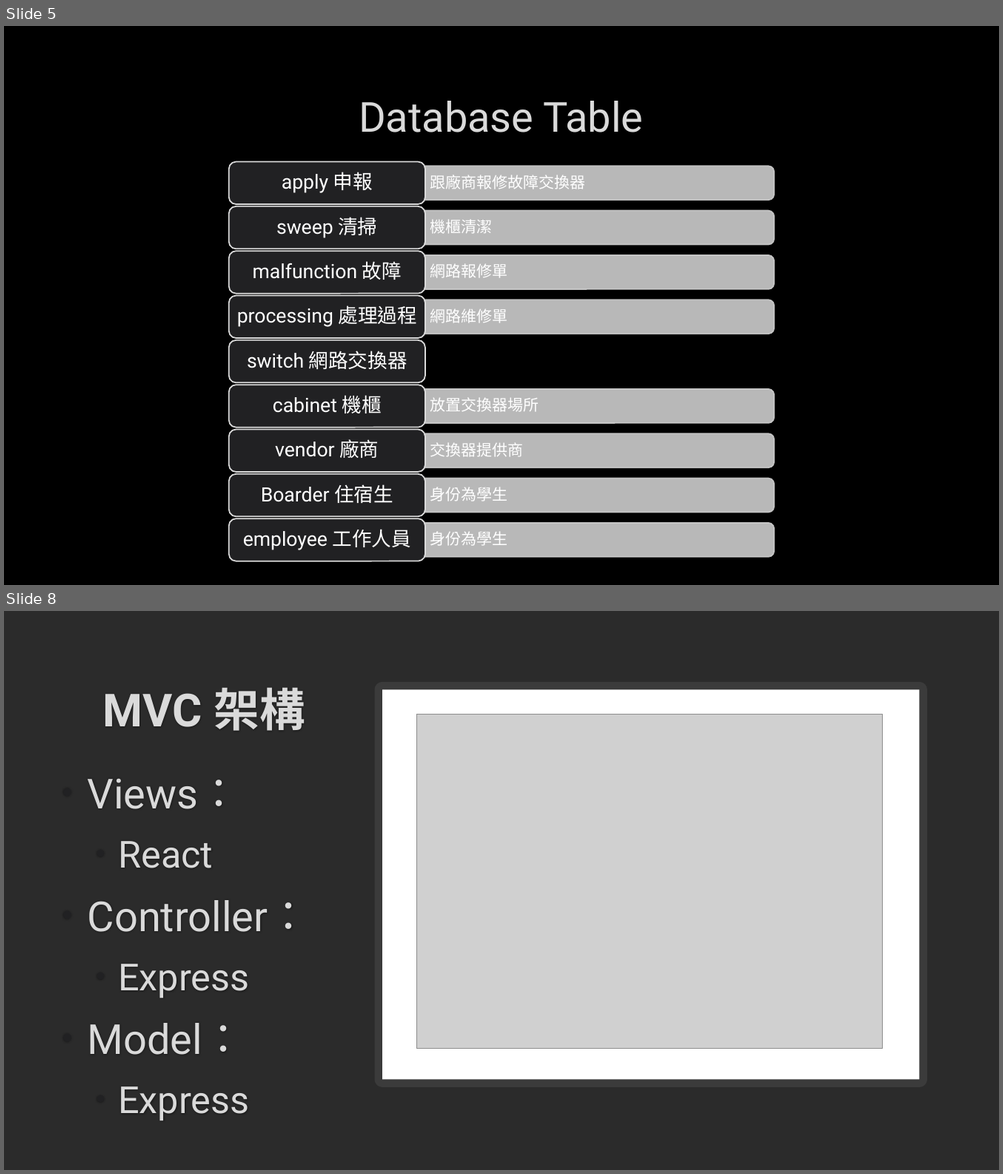
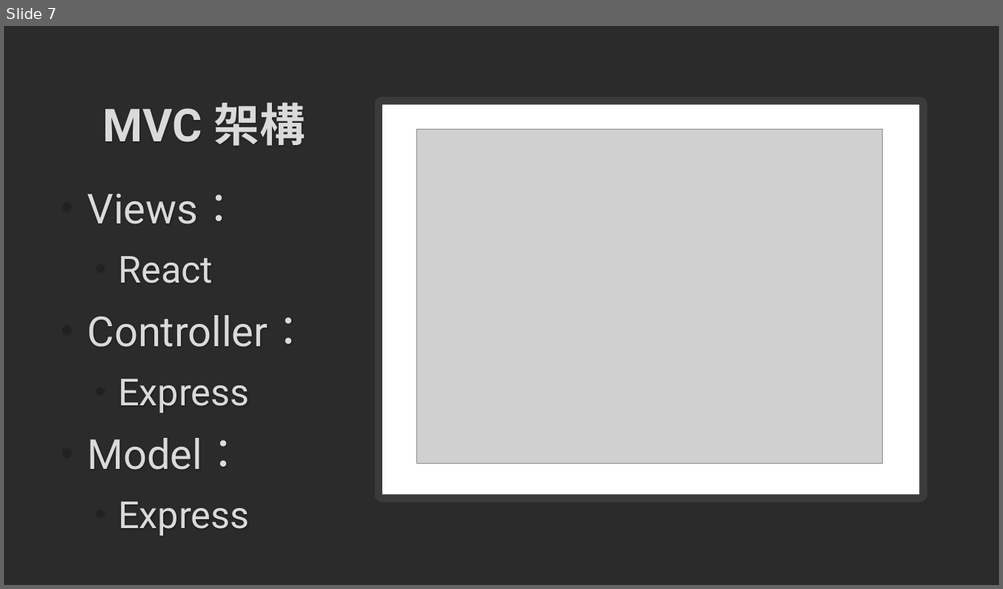
Before and after one commit to toumei/1071-database-G13, a slide deck: G13/G13-學生宿舍網路維修管理系統.pptx. Shown one above the other, each under a label of ours: slides 5 and 8 before the commit, slide 7 after it; the slides between them are not shown. The pictures are 1003x1174 and 1003x589 pixels, drawn with LibreOffice and Linux fonts; fonts in the diff are those of the drawing; grey boxes stand for pictures; background and template pictures are left out; a plain dark background stands for a picture behind light text. Boxes give left, top, right and bottom in pixels: in the first picture for what was removed or moved away, otherwise in the second. Text is boxed around its words. In the diff, an @@ line names an element or a change of style, - is before the commit and + after.

```diff
--- a/G13/G13-學生宿舍網路維修管理系統.pptx
+++ b/G13/G13-學生宿舍網路維修管理系統.pptx
@@ slide 5 removed at (4, 26, 999, 585), background picture (left out) @@
@@ title removed at (358, 101, 643, 133) @@
-Database Table
@@ group removed at (228, 162, 774, 562): 17 texts, 9 rounded rectangles, 8 round same rects @@
-  跟廠商報修故障交換器
-apply 申報
-  機櫃清潔
-sweep 清掃
-  網路報修單
-malfunction 故障
-  網路維修單
-processing 處理過程
-switch 網路交換器
-  放置交換器場所
-cabinet 機櫃
-  交換器提供商
-vendor 廠商
-  身份為學生
-Boarder 住宿生
-  身份為學生
-employee 工作人員
@@ what was slide 8 is now slide 7 @@
```
Also in this commit, not shown: 6 slides changed, 3 slides added, 1 other slide removed, 3 other files.
